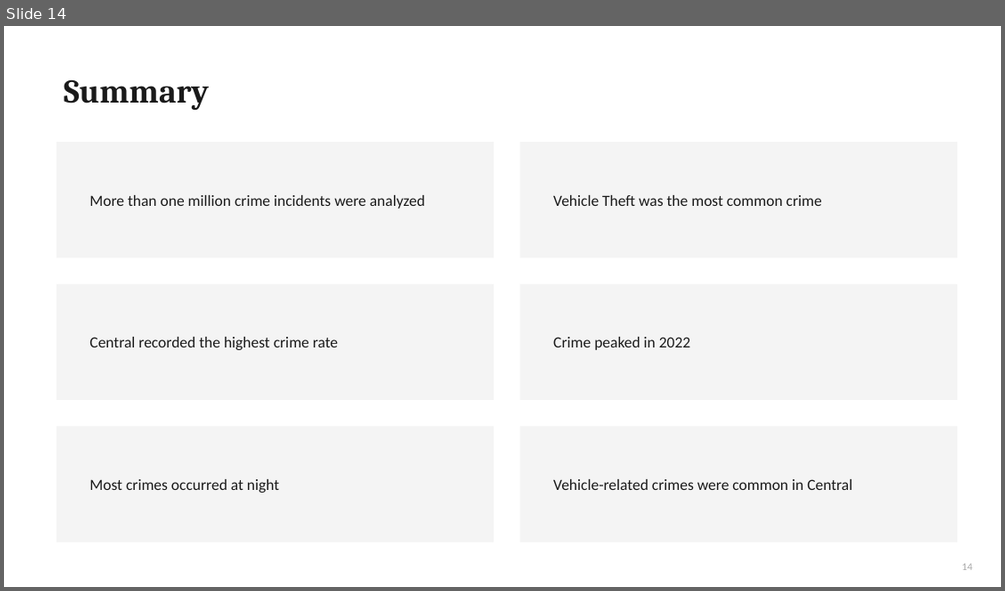
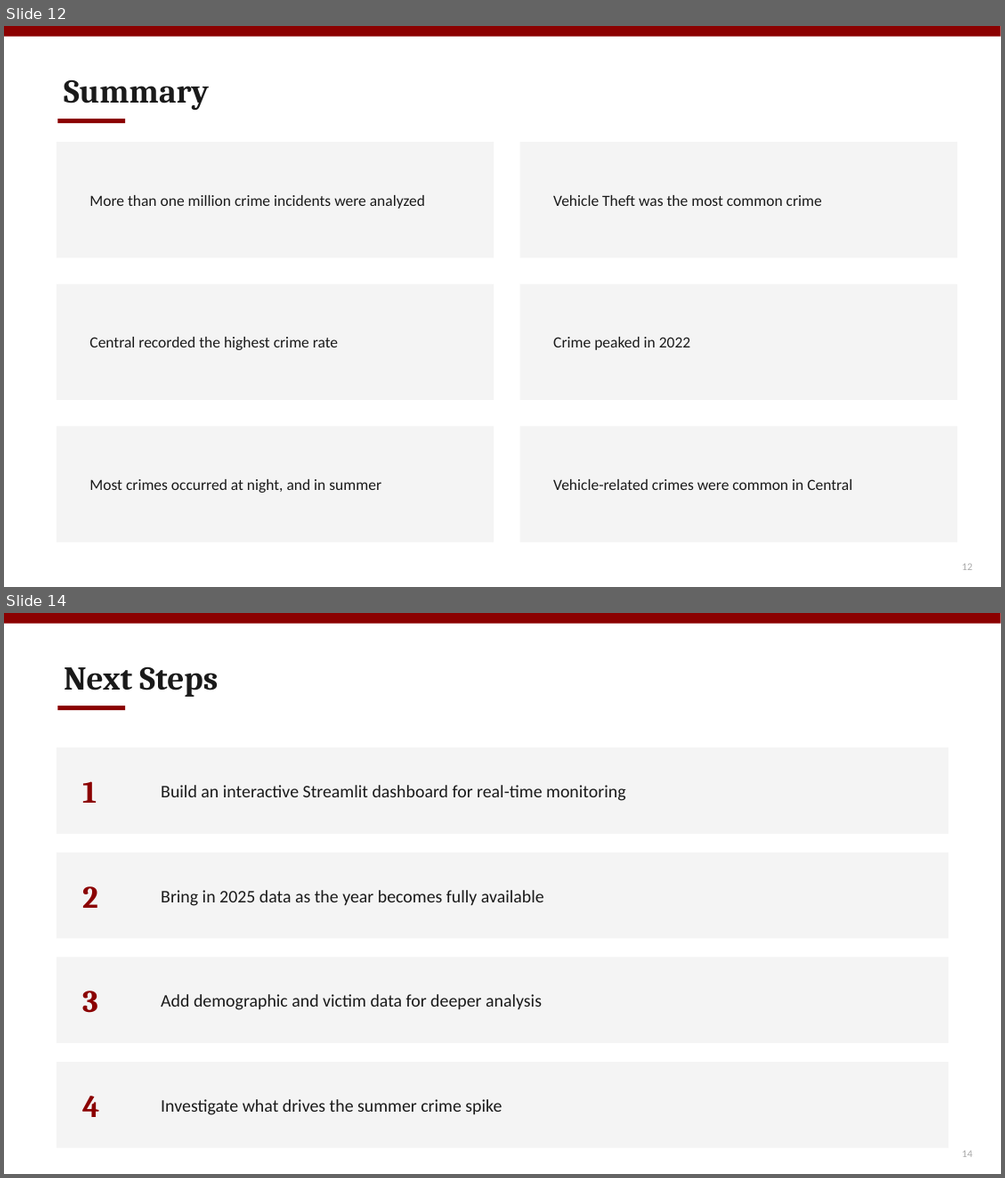
Before and after one commit to fatimaawachi/Analyzing-Crimes-in-LA-2020-2025-, a slide deck: Fatima_awachi_EDA_Project_Presentation.pptx. Shown one above the other, each under a label of ours: slide 14 before the commit, slides 12 and 14 after it; the slides between them are not shown. The pictures are 1005x591 and 1005x1178 pixels, drawn with LibreOffice and Linux fonts; fonts in the diff are those of the drawing. Boxes give left, top, right and bottom in pixels: in the first picture for what was removed or moved away, otherwise in the second. Text is boxed around its words. In the diff, an @@ line names an element or a change of style, - is before the commit and + after.

```diff
--- a/Fatima_awachi_EDA_Project_Presentation.pptx
+++ b/Fatima_awachi_EDA_Project_Presentation.pptx
@@ slide 14 added at box(4, 613, 1001, 1174), background #FFFFFF @@
@@ rectangle added at box(4, 613, 1001, 624), fill #8B0000 @@
@@ text added at box(64, 667, 218, 697), 32 pt, text #1A1A1A, bold @@
+Next Steps
@@ rectangle added at box(57, 706, 125, 710), fill #8B0000 @@
@@ rectangle added at box(57, 747, 948, 834), fill #F4F4F4 @@
@@ text added at box(82, 781, 97, 803), 30 pt, text #8B0000, bold @@
+1
@@ text added at box(161, 785, 625, 801), 17 pt, text #1A1A1A @@
+Build an interactive Streamlit dashboard for real-time monitoring
@@ rectangle added at box(57, 852, 948, 938), fill #F4F4F4 @@
@@ text added at box(82, 886, 98, 908), 30 pt, text #8B0000, bold @@
+2
@@ text added at box(161, 890, 544, 906), 17 pt, text #1A1A1A @@
+Bring in 2025 data as the year becomes fully available
@@ rectangle added at box(57, 957, 948, 1043), fill #F4F4F4 @@
@@ text added at box(82, 990, 98, 1013), 30 pt, text #8B0000, bold @@
+3
@@ text added at box(161, 994, 542, 1010), 17 pt, text #1A1A1A @@
+Add demographic and victim data for deeper analysis
@@ rectangle added at box(57, 1062, 948, 1148), fill #F4F4F4 @@
@@ text added at box(82, 1095, 99, 1117), 30 pt, text #8B0000, bold @@
+4
@@ text added at box(161, 1099, 502, 1115), 17 pt, text #1A1A1A @@
+Investigate what drives the summer crime spike
@@ text added at box(962, 1150, 972, 1157), 10 pt, text #AAAAAA @@
+14
@@ what was slide 14 is now slide 12 @@
@@ slide 12 changed as well @@
@@ rectangle added at box(4, 26, 1001, 37), fill #8B0000 @@
@@ rectangle added at box(57, 119, 125, 123), fill #8B0000 @@
@@ text at box(89, 479, 381, 492): text changed @@
-Most crimes occurred at night
+Most crimes occurred at night, and in summer
@@ text at box(962, 563, 972, 570): text changed @@
-14
+12
```
Also in this commit, not shown: 9 other slides changed, 4 other slides added, 6 slides removed, 2 other files.
